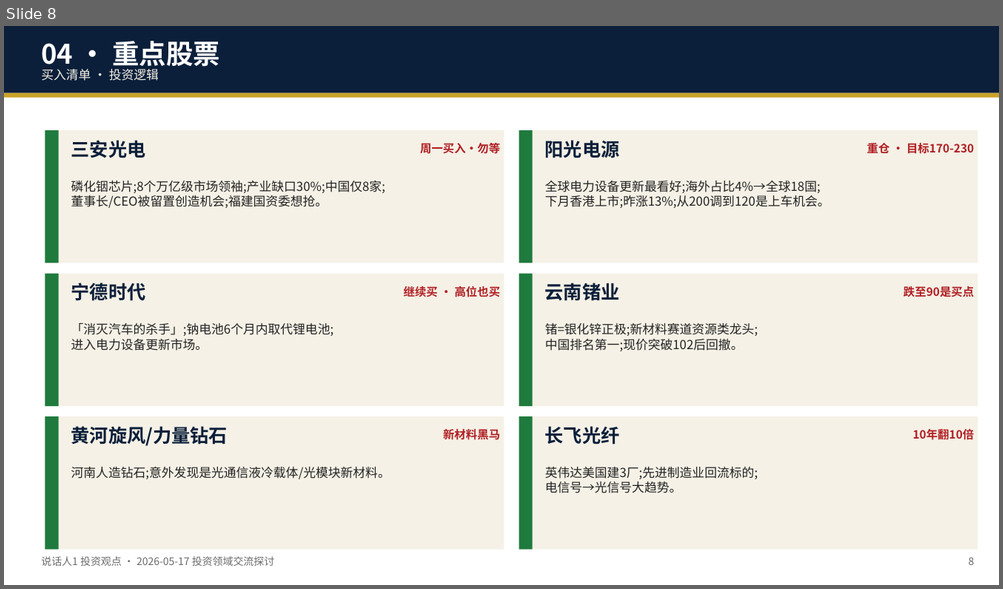
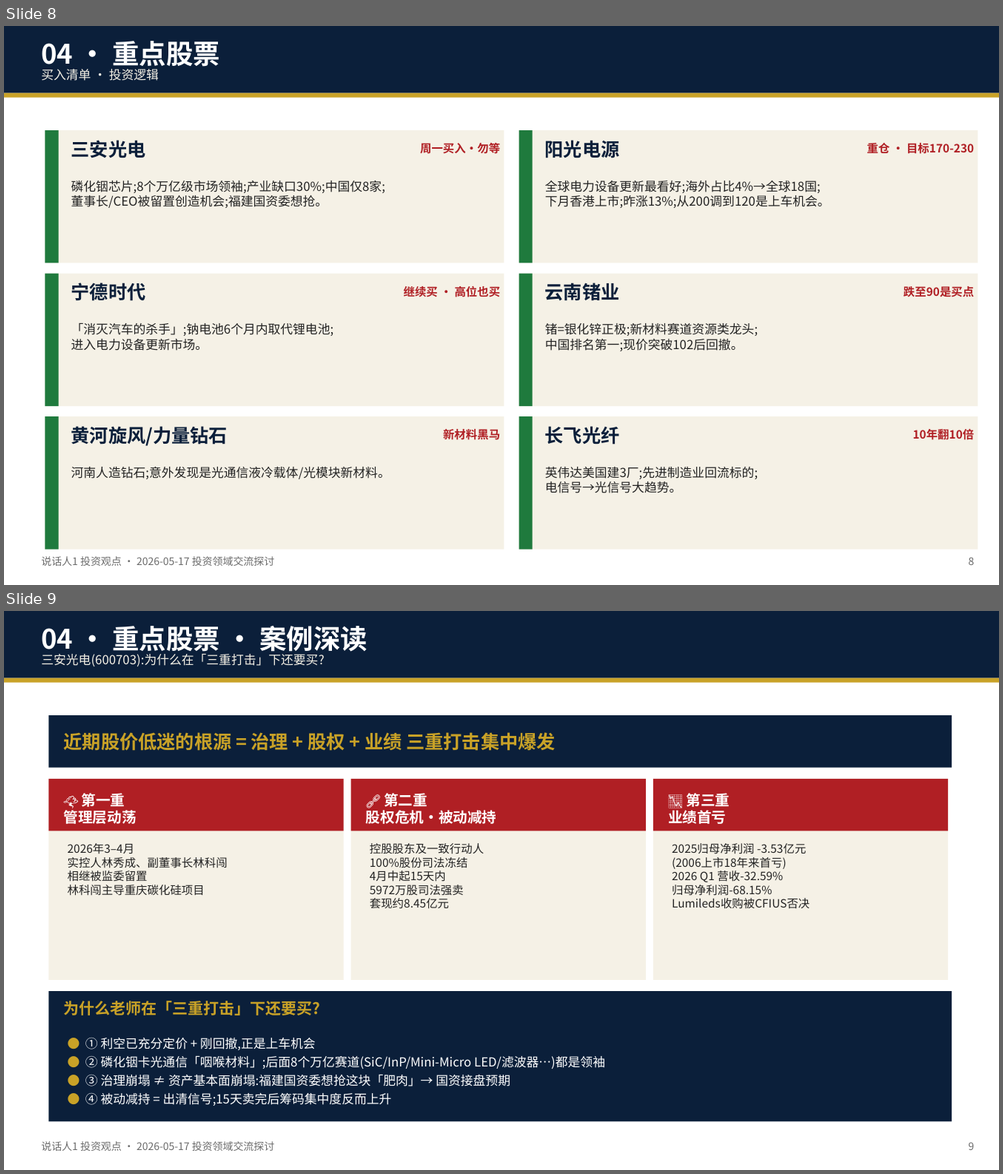
Before and after one commit to hujigang2010-maker/AIDEN, a slide deck: outputs/03_说话人1_投资观点.pptx. Shown one above the other, each under a label of ours: slide 8 before the commit, slides 8 and 9 after it. The pictures are 1003x589 and 1003x1174 pixels, drawn with LibreOffice and Linux fonts; fonts in the diff are those of the drawing. Boxes give left, top, right and bottom in pixels: in the first picture for what was removed or moved away, otherwise in the second. Text is boxed around its words. In the diff, an @@ line names an element or a change of style, - is before the commit and + after.

```diff
--- a/outputs/03_说话人1_投资观点.pptx
+++ b/outputs/03_说话人1_投资观点.pptx
@@ slide 9 added at [4,611,999,1170], background #FFFFFF @@
@@ rectangle added at [4,611,999,678], fill #0B1F3A @@
@@ text added at [41,626,367,656], 26 pt, text #FFFFFF, bold @@
+04 · 重点股票 · 案例深读
@@ text added at [41,653,324,667], 12 pt, text #F5F1E6 @@
+三安光电(600703):为什么在「三重打击」下还要买?
@@ rectangle added at [4,678,999,683], fill #C9A227 @@
@@ rectangle added at [48,715,951,768], fill #0B1F3A @@
@@ text added at [64,732,555,751], 18 pt, text #C9A227, bold @@
+近期股价低迷的根源 = 治理 + 股权 + 业绩 三重打击集中爆发
@@ rectangle added at [48,779,344,980], fill #F5F1E6 @@
@@ rectangle added at [48,779,344,831], fill #B01F24 @@
@@ rectangle added at [351,779,646,980], fill #F5F1E6 @@
@@ rectangle added at [351,779,646,831], fill #B01F24 @@
@@ rectangle added at [653,779,948,980], fill #F5F1E6 @@
@@ rectangle added at [653,779,948,831], fill #B01F24 @@
@@ text added at [64,793,136,824], 14 pt, text #FFFFFF, bold @@
+🌪️ 第一重
+管理层动荡
@@ text added at [366,793,497,824], 14 pt, text #FFFFFF, bold @@
+🔗 第二重
+股权危机·被动减持
@@ text added at [668,793,729,824], 14 pt, text #FFFFFF, bold @@
+📉 第三重
+业绩首亏
@@ text added at [68,843,227,896], 11 pt, text #222222 @@
+2026年3–4月
+实控人林秀成、副董事长林科闯
+相继被监委留置
+林科闯主导重庆碳化硅项目
@@ text added at [370,843,484,908], 11 pt, text #222222 @@
+控股股东及一致行动人
+100%股份司法冻结
+4月中起15天内
+5972万股司法强卖
+套现约8.45亿元
@@ text added at [671,843,809,909], 11 pt, text #222222 @@
+2025归母净利润 -3.53亿元
+(2006上市18年来首亏)
+2026 Q1 营收-32.59%
+归母净利润-68.15%
+Lumileds收购被CFIUS否决
@@ rectangle added at [48,991,951,1122], fill #0B1F3A @@
@@ text added at [64,1001,321,1016], 15 pt, text #C9A227, bold @@
+为什么老师在「三重打击」下还要买?
@@ text added at [85,1038,605,1106], 12 pt, text #FFFFFF @@
+● ① 利空已充分定价 + 刚回撤,正是上车机会
+● ② 磷化铟卡光通信「咽喉材料」;后面8个万亿赛道(SiC/InP/Mini-Micro LED/滤波器…)都是领袖
+● ③ 治理崩塌 ≠ 资产基本面崩塌:福建国资委想抢这块「肥肉」→ 国资接盘预期
+● ④ 被动减持 = 出清信号;15天卖完后筹码集中度反而上升
@@ text added at [41,1142,275,1151], 10 pt, text #6B6B6B @@
+说话人1 投资观点 · 2026-05-17 投资领域交流探讨
@@ text added at [968,1142,974,1150], 10 pt, text #6B6B6B @@
+9
```
Also in this commit, not shown: 4 other files.
